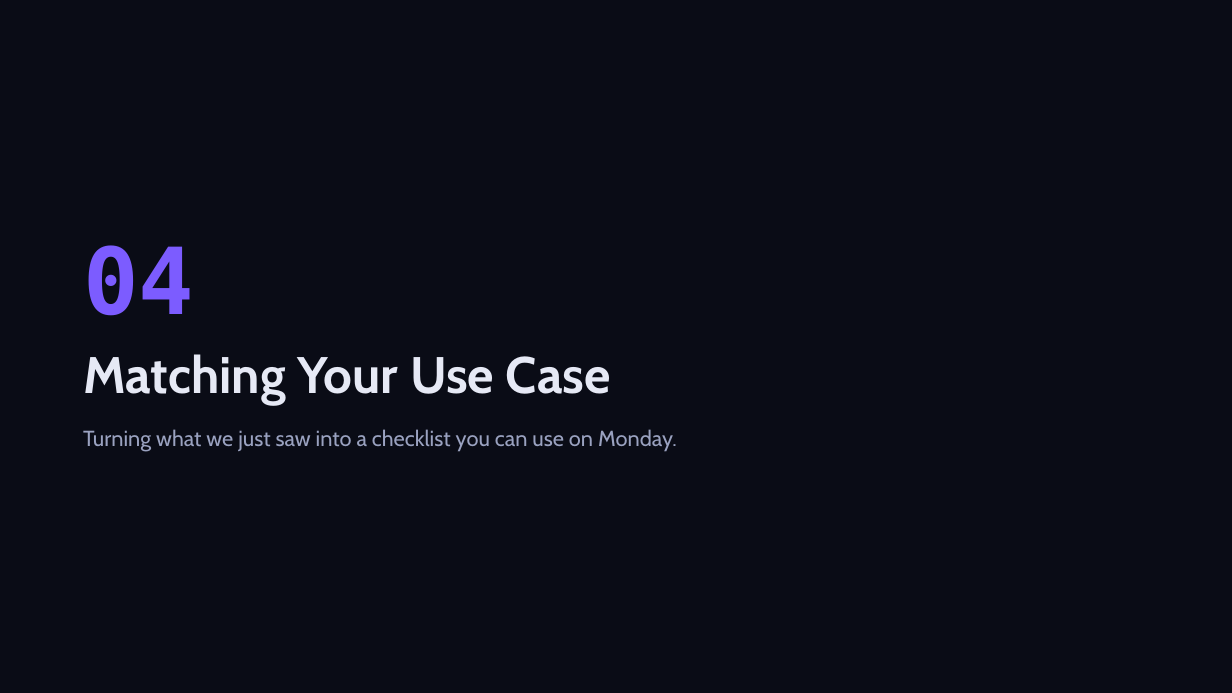
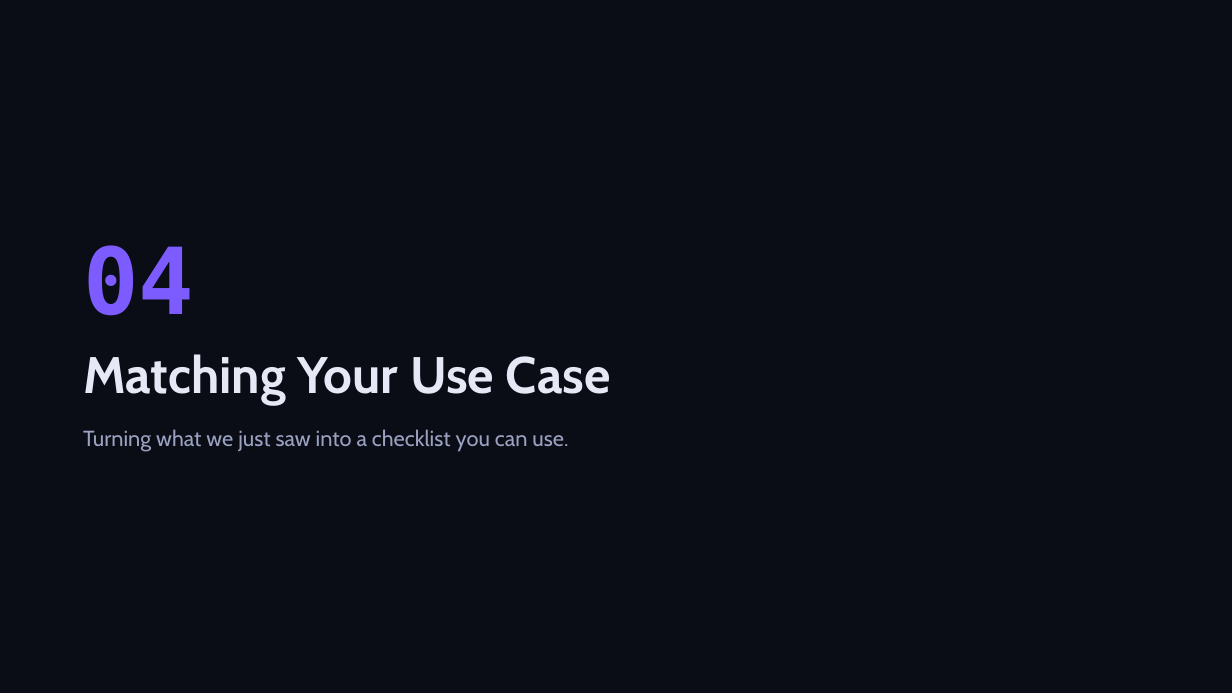
Before and after one commit to simy307/temporal-claims-demo, a slide deck: slide 25 of presentation/Lifting-the-Veil-Temporal-Talk.pptx (slide 24 before the commit). Drawn at 1232x693 pixels with LibreOffice and Linux fonts; fonts in the diff are those of the drawing. Boxes give left, top, right and bottom in pixels: in the first picture for what was removed or moved away, otherwise in the second. Text is boxed around its words. In the diff, an @@ line names an element or a change of style, - is before the commit and + after.

```diff
--- a/presentation/Lifting-the-Veil-Temporal-Talk.pptx
+++ b/presentation/Lifting-the-Veil-Temporal-Talk.pptx
@@ text at [83, 429, 568, 452]: text changed @@
-Turning what we just saw into a checklist you can use on Monday.
+Turning what we just saw into a checklist you can use.
```
Also in this commit, not shown: 7 other slides changed, 1 slide added, 5 other files.
